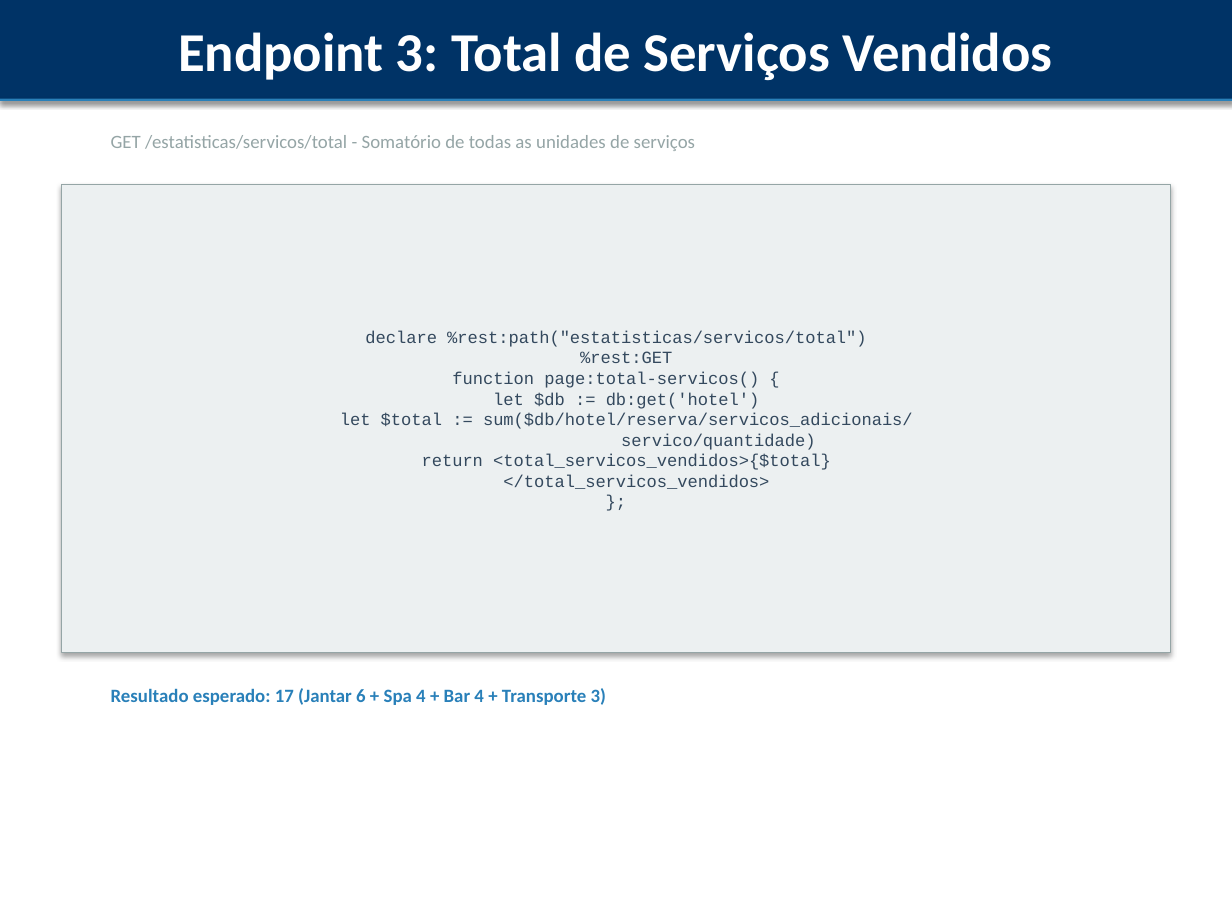
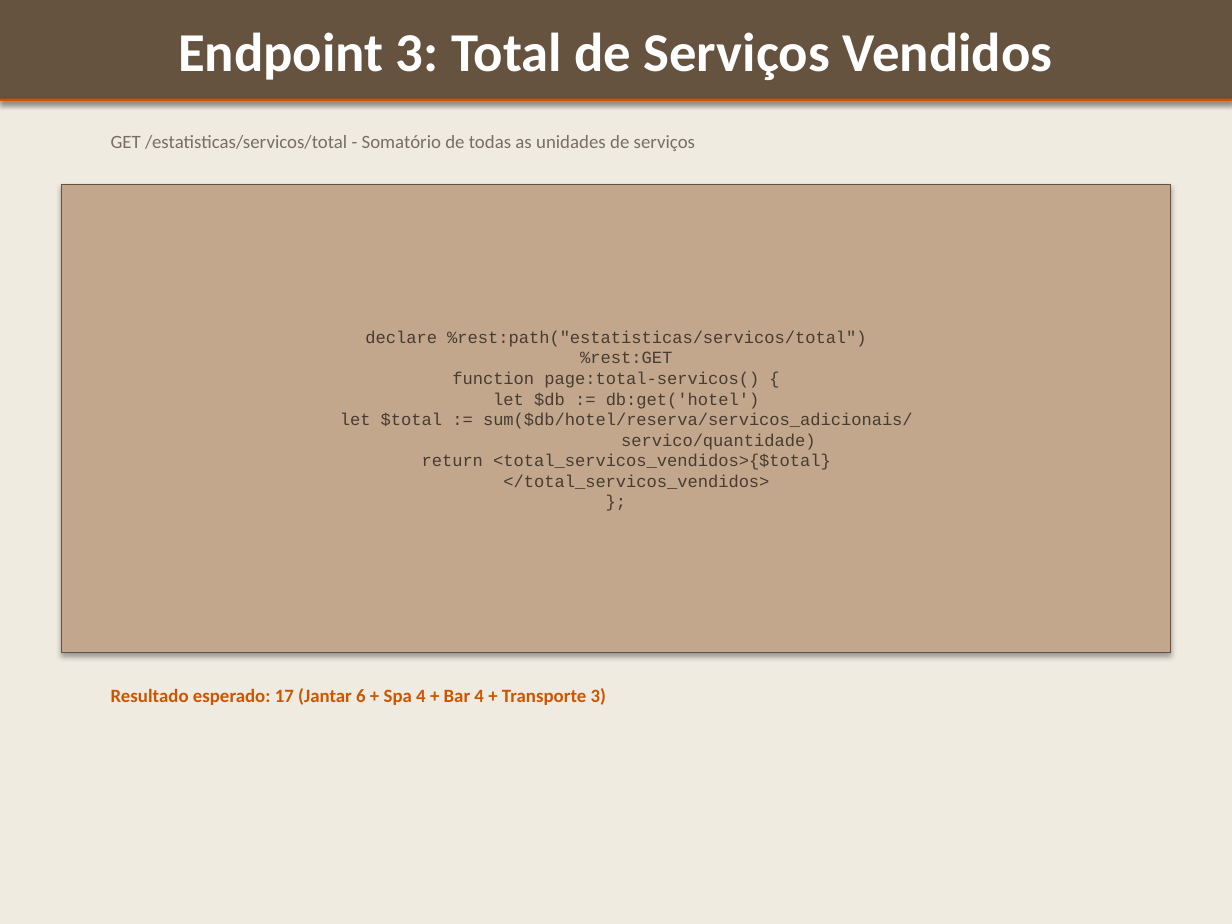
Before and after one commit to InnaVibes/Ctesp, a slide deck: slide 14 of peid/TRABALHO_PRATICO/apresentacao_reservas.pptx. Drawn at 1232x924 pixels with LibreOffice and Linux fonts; fonts in the diff are those of the drawing. Boxes give left, top, right and bottom in pixels: in the first picture for what was removed or moved away, otherwise in the second. Text is boxed around its words. In the diff, an @@ line names an element or a change of style, - is before the commit and + after.

```diff
--- a/peid/TRABALHO_PRATICO/apresentacao_reservas.pptx
+++ b/peid/TRABALHO_PRATICO/apresentacao_reservas.pptx
@@ background #FFFFFF to #F0EBE1 @@
@@ rectangle "Endpoint 3: Total de Serviços ..." at [0,0,1232,99]: fill #003366 to #65523F; outline #003366 0.75 pt to #65523F 0.75 pt @@
@@ rectangle at [0,99,1232,101]: fill #2980B9 to #CC5500 @@
@@ text "GET /estatisticas/servicos/total - Somatório de ..." at [111,135,695,151]: text colour #95A5A6 to #786E64 @@
@@ rectangle "declare %rest:path("estatisticas/servicos/total") %rest:GET  ..." at [62,185,1170,653]: text colour #34495E to #463C32; fill #ECF0F1 to #C2A78C; outline #95A5A6 0.75 pt to #65523F 0.75 pt @@
@@ text "Resultado esperado: 17 (Jantar 6 ..." at [111,688,606,705]: text colour #2980B9 to #CC5500 @@
```
Also in this commit, not shown: 21 other slides changed, 2 other files.
